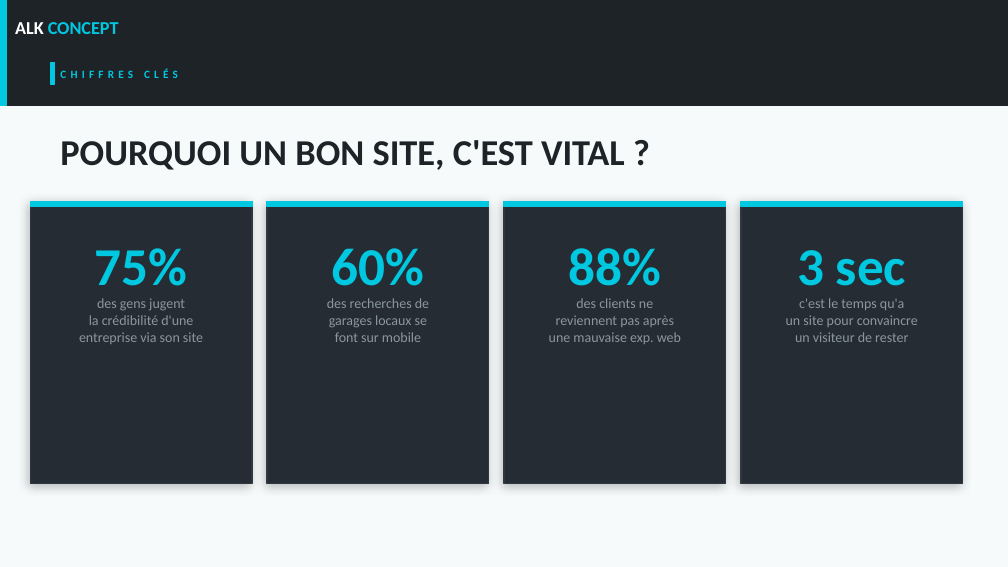
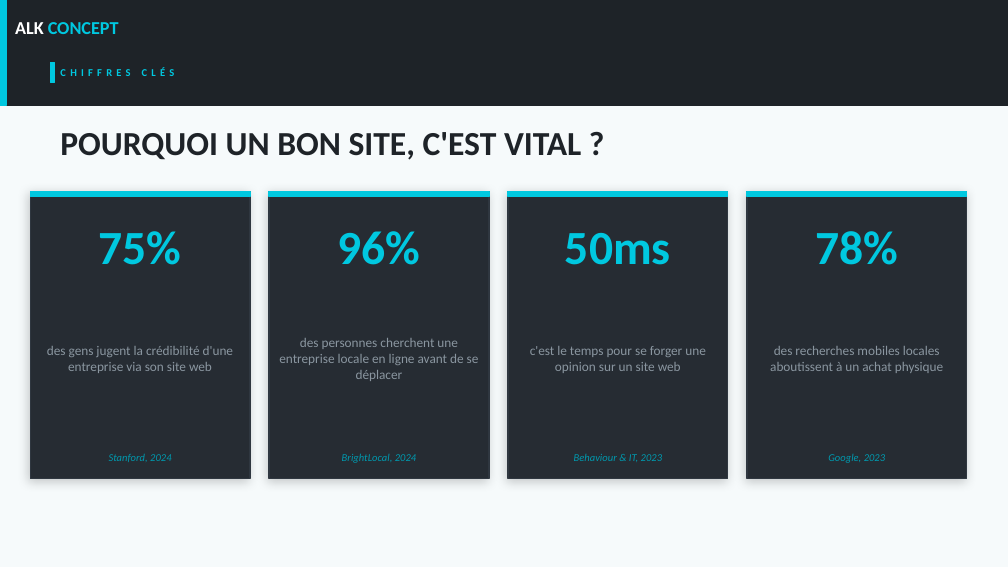
Before and after one commit to Alexisksr/garage-demo, a slide deck: slide 5 of garage auto essaie/ALK-presentation.pptx (slide 4 before the commit). Drawn at 1008x567 pixels with LibreOffice and Linux fonts; fonts in the diff are those of the drawing. Boxes give left, top, right and bottom in pixels: in the first picture for what was removed or moved away, otherwise in the second. Text is boxed around its words. In the diff, an @@ line names an element or a change of style, - is before the commit and + after.

```diff
--- a/garage auto essaie/ALK-presentation.pptx
+++ b/garage auto essaie/ALK-presentation.pptx
@@ text "CHIFFRES CLÉS" at (60,62,665,83): size 8 to 7.5 pt @@
@@ text "POURQUOI UN BON SITE, C'EST ..." at (60,132,581,160): size 26 to 24 pt @@
@@ text "75%": place and size @@
-text "75%" at (95,248,188,286)
+text "75%" at (99,231,182,265)
@@ text "75%" at (99,231,182,265): size 38 to 34 pt @@
@@ rectangle: place and size @@
-rectangle at (30,202,252,484)
+rectangle at (30,192,250,479)
@@ rectangle: place and size @@
-rectangle at (30,202,252,207)
+rectangle at (30,192,250,197)
@@ rectangle: place and size @@
-rectangle at (267,202,489,207)
+rectangle at (269,192,489,197)
@@ rectangle: place and size @@
-rectangle at (267,202,489,484)
+rectangle at (269,192,489,479)
@@ rectangle: place and size @@
-rectangle at (504,202,726,484)
+rectangle at (508,192,728,479)
@@ rectangle: place and size @@
-rectangle at (504,202,726,207)
+rectangle at (508,192,728,197)
@@ shadow changed in 4 elements at (30,192,250,479), (269,192,489,479), (508,192,728,479), (747,192,967,479) @@
@@ rectangle: place and size @@
-rectangle at (741,202,963,484)
+rectangle at (747,192,967,479)
@@ rectangle: place and size @@
-rectangle at (741,202,963,207)
+rectangle at (747,192,967,197)
@@ text at (338,231,421,265): text changed; size 10 to 34 pt; text colour #8A96A0 to #00C8E0; bold on @@
-des recherches de
-garages locaux se
-font sur mobile
+96%
@@ text added at (565,233,671,265), 34 pt, text #00C8E0, bold @@
+50ms
@@ text added at (815,231,898,265), 34 pt, text #00C8E0, bold @@
+78%
@@ text removed at (332,248,425,286) @@
-60%
@@ text removed at (568,248,661,286) @@
-88%
@@ text removed at (797,250,906,286) @@
-3 sec
@@ text removed at (549,298,681,344) @@
-des clients ne
-reviennent pas après
-une mauvaise exp. web
@@ text removed at (786,298,918,342) @@
-c'est le temps qu'a
-un site pour convaincre
-un visiteur de rester
@@ text at (47,346,233,373): text changed; size 10 to 9.5 pt @@
-des gens jugent
-la crédibilité d'une
-entreprise via son site
+des gens jugent la crédibilité d'une entreprise via son site web
@@ text added at (279,338,479,381), 9.5 pt, text #8A96A0 @@
+des personnes cherchent une entreprise locale en ligne avant de se déplacer
@@ text added at (530,346,706,373), 9.5 pt, text #8A96A0 @@
+c'est le temps pour se forger une opinion sur un site web
@@ text added at (770,346,943,373), 9.5 pt, text #8A96A0 @@
+des recherches mobiles locales aboutissent à un achat physique
@@ text added at (109,454,171,462), 7.5 pt, text #0099AE, italic @@
+Stanford, 2024
@@ text added at (342,454,416,463), 7.5 pt, text #0099AE, italic @@
+BrightLocal, 2024
@@ text added at (574,454,662,462), 7.5 pt, text #0099AE, italic @@
+Behaviour & IT, 2023
@@ text added at (828,454,885,463), 7.5 pt, text #0099AE, italic @@
+Google, 2023
```
Also in this commit, not shown: 8 other slides changed, 3 slides added, 1 slide removed, 6 other files.
